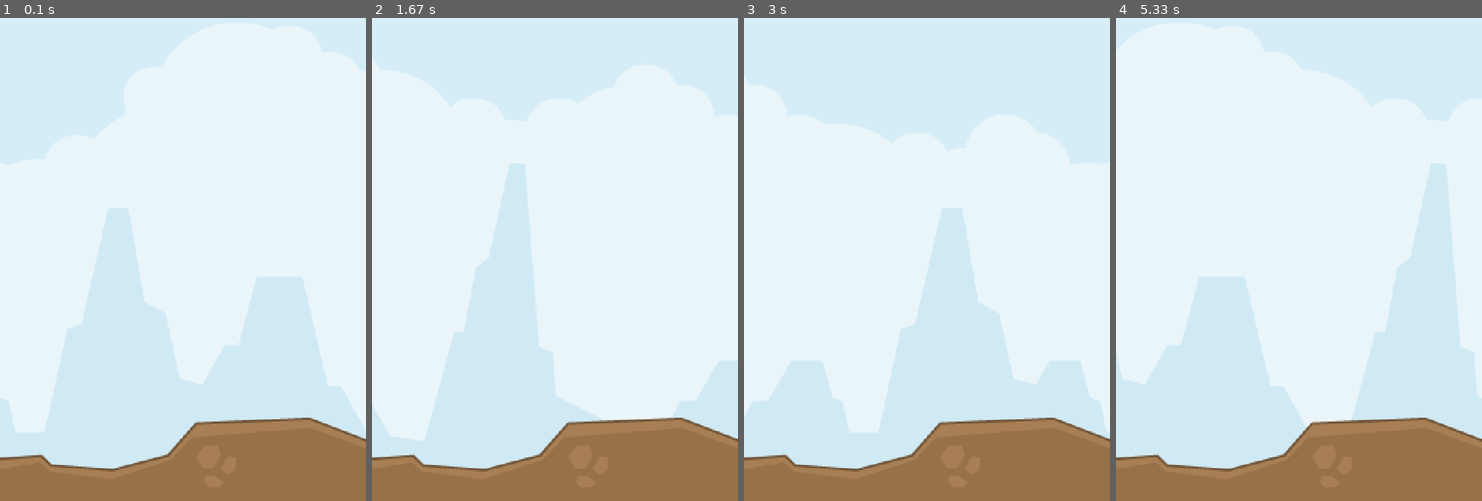
Above: before the commit, frames 1-4 (left to right).
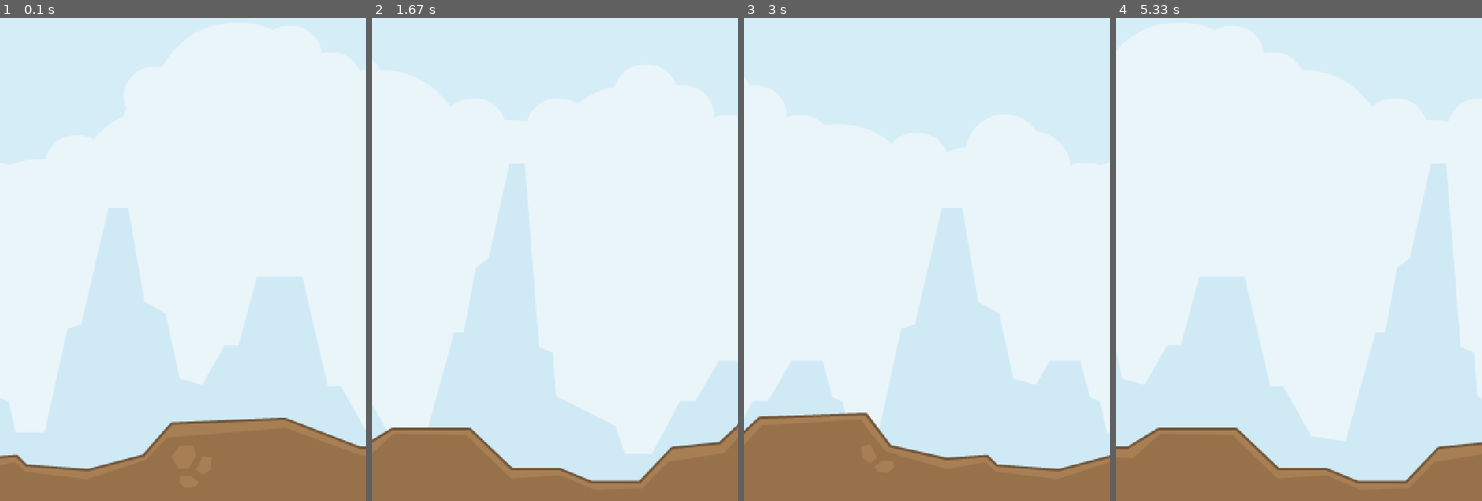
Above: after the commit, the same moments.

Repository: brccabral/Python_Pygame_SideScroller
Game: pygame game, started from code/main.py
Same seed, same stepped clock (60 frames per second), same inputs: the game is played once before the commit and once after it.
Inputs:
- Up to frame 1 (0.1 s): no input
- Up to frame 2 (1.67 s): no input
- Up to frame 3 (3 s): no input
- Up to frame 4 (5.33 s): no input

The runs differ from the first frame. In frame 1, 1.8% of the frame differs, in the area x 0-100%, y 82-94%; in frame 2, 7.3%; in frame 3, 8.4%, in the area x 0-100%, y 81-94%; in frame 4, 7.7%.

Commit message:
ground is moving

Diff:
--- a/code/sprites.py
+++ b/code/sprites.py
@@ -37,3 +37,10 @@
 
         # position
         self.rect = self.image.get_rect(bottomleft=(0, WINDOW_HEIGHT))
+        self.pos = pygame.math.Vector2(self.rect.topleft)
+
+    def update(self, dt: float):
+        self.pos.x -= 360 * dt
+        if self.rect.centerx <= 0:
+            self.pos.x = 0
+        self.rect.x = round(self.pos.x)
